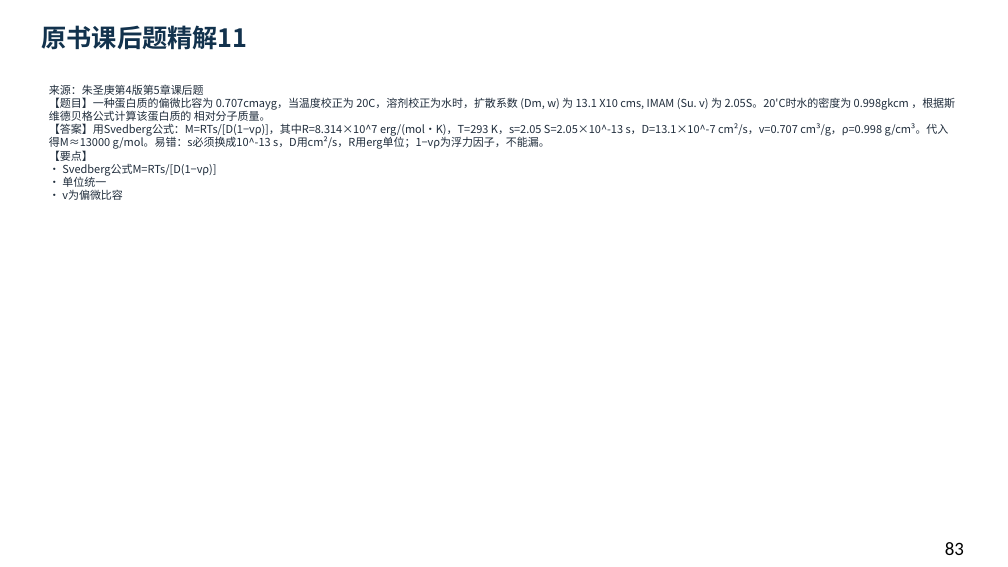
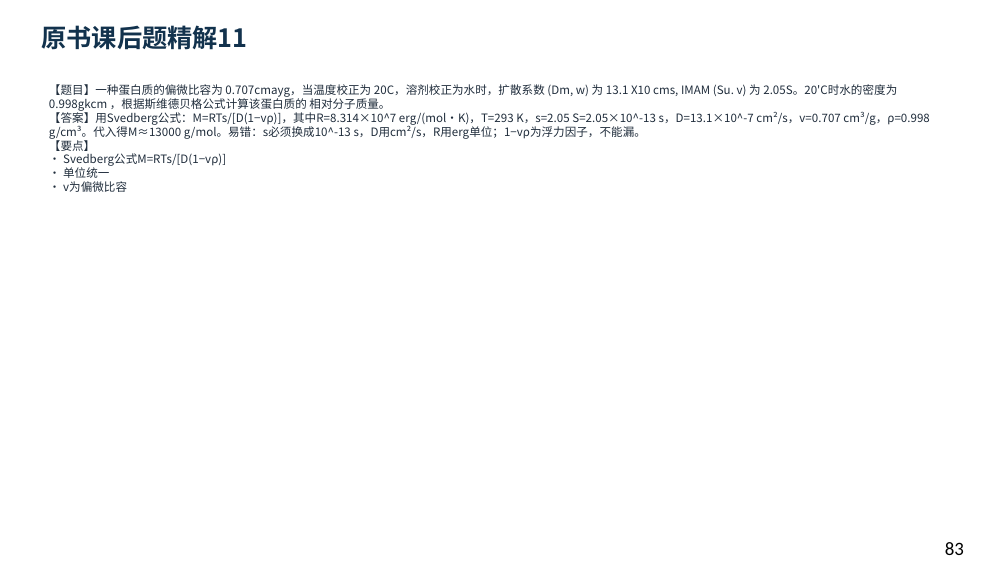
Before and after one commit to newkan-li/Biochemistry, a slide deck: slide 83 of downloads/bc05-ai-style.pptx. Drawn at 1008x567 pixels with LibreOffice and Linux fonts; fonts in the diff are those of the drawing. Boxes give left, top, right and bottom in pixels: in the first picture for what was removed or moved away, otherwise in the second. Text is boxed around its words. In the diff, an @@ line names an element or a change of style, - is before the commit and + after.

```diff
--- a/downloads/bc05-ai-style.pptx
+++ b/downloads/bc05-ai-style.pptx
@@ text at box(49, 84, 929, 192): text changed; size 10.5 to 11 pt @@
-来源：朱圣庚第4版第5章课后题
-【题目】一种蛋白质的偏微比容为 0.707cmayg，当温度校正为 20C，溶剂校正为水时，扩散系数 (Dm, w) 为 13.1 X10 cms, IMAM (Su. v) 为 2.05S。20'C时水的密度为 0.998gkcm ，根据斯维德贝格公式计算该蛋白质的 相对分子质量。
-【答案】用Svedberg公式：M=RTs/[D(1−vρ)]，其中R=8.314×10^7 erg/(mol·K)，T=293 K，s=2.05 S=2.05×10^-13 s，D=13.1×10^-7 cm²/s，v=0.707 cm³/g，ρ=0.998 g/cm³。代入得M≈13000 g/mol。易错：s必须换成10^-13 s，D用cm²/s，R用erg单位；1−vρ为浮力因子，不能漏。
-【要点】
-• Svedberg公式M=RTs/[D(1−vρ)]
-• 单位统一
-• v为偏微比容
+【题目】一种蛋白质的偏微比容为 0.707cmayg，当温度校正为 20C，溶剂校正为水时，扩散系数 (Dm, w) 为 13.1 X10 cms, IMAM (Su. v) 为 2.05S。20'C时水的密度为 0.998gkcm ，根据斯维德贝格公式计算该蛋白质的 相对分子质量。
+【答案】用Svedberg公式：M=RTs/[D(1−vρ)]，其中R=8.314×10^7 erg/(mol·K)，T=293 K，s=2.05 S=2.05×10^-13 s，D=13.1×10^-7 cm²/s，v=0.707 cm³/g，ρ=0.998 g/cm³。代入得M≈13000 g/mol。易错：s必须换成10^-13 s，D用cm²/s，R用erg单位；1−vρ为浮力因子，不能漏。
+【要点】
+• Svedberg公式M=RTs/[D(1−vρ)]
+• 单位统一
+• v为偏微比容
```
Also in this commit, not shown: 107 other slides changed, 5 other files.
